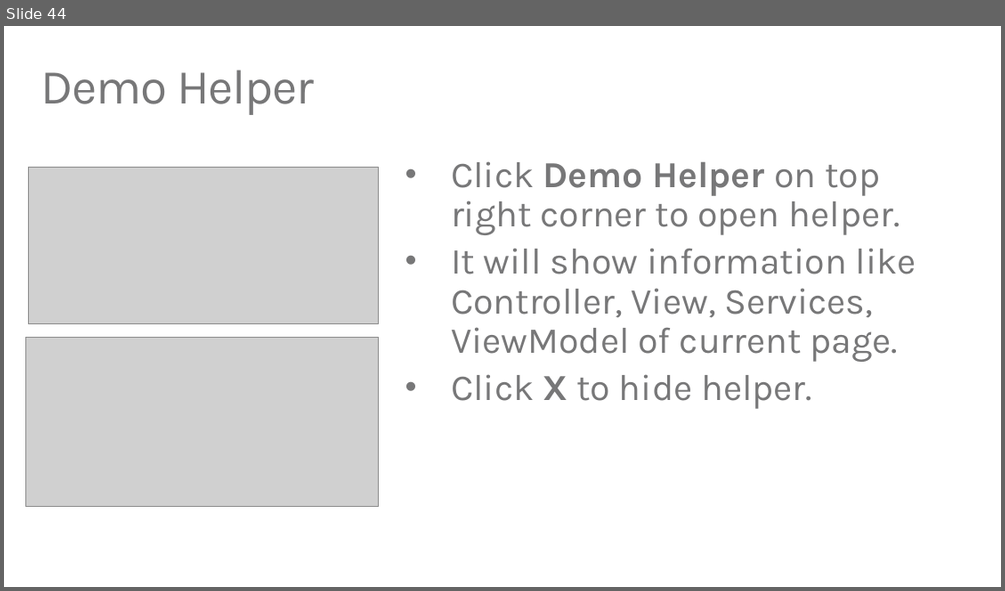
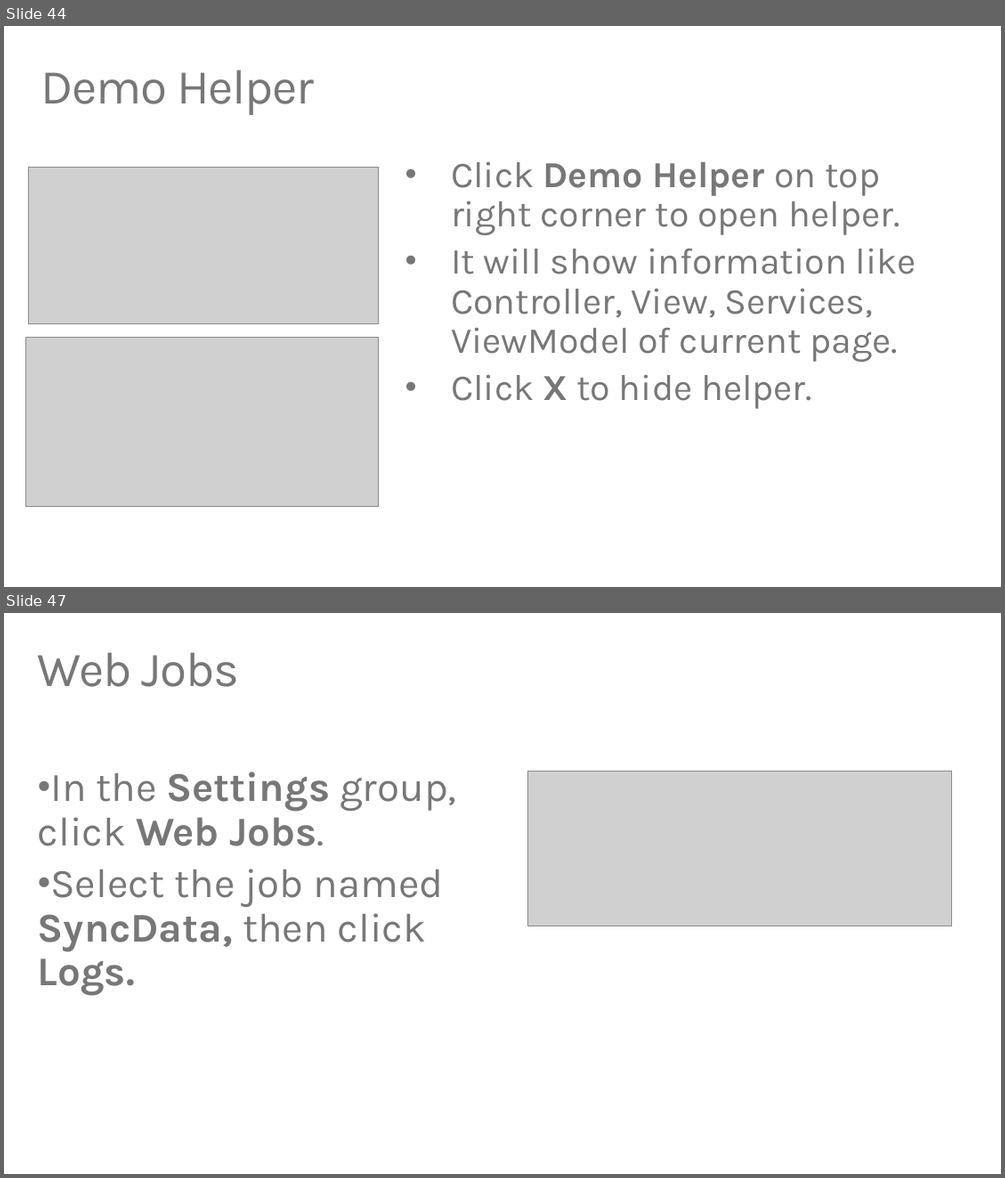
Before and after one commit to TylerLu/EDUGraphAPI-PHP, a slide deck: EDU GRAPH-API Demo Script.pptx. Shown one above the other, each under a label of ours: slide 44 before the commit, slides 44 and 47 after it; the slides between them are not shown. The pictures are 1005x591 and 1005x1178 pixels, drawn with LibreOffice and Linux fonts; fonts in the diff are those of the drawing; grey boxes stand for pictures. Boxes give left, top, right and bottom in pixels: in the first picture for what was removed or moved away, otherwise in the second. Text is boxed around its words. In the diff, an @@ line names an element or a change of style, - is before the commit and + after.

```diff
--- a/EDU GRAPH-API Demo Script.pptx
+++ b/EDU GRAPH-API Demo Script.pptx
@@ slide 47 added at (4,613,1001,1174), background #FFFFFF @@
@@ title added at (38,652,239,687), 48 pt, text #777778 @@
+Web Jobs
@@ text added at (38,771,456,951), 40 pt, text #777778 @@
+• In the Settings group, click Web Jobs.
+• Select the job named SyncData, then click Logs.
@@ picture added at (527,771,952,926) @@
```
Also in this commit, not shown: 7 other slides added, 3 other files.
